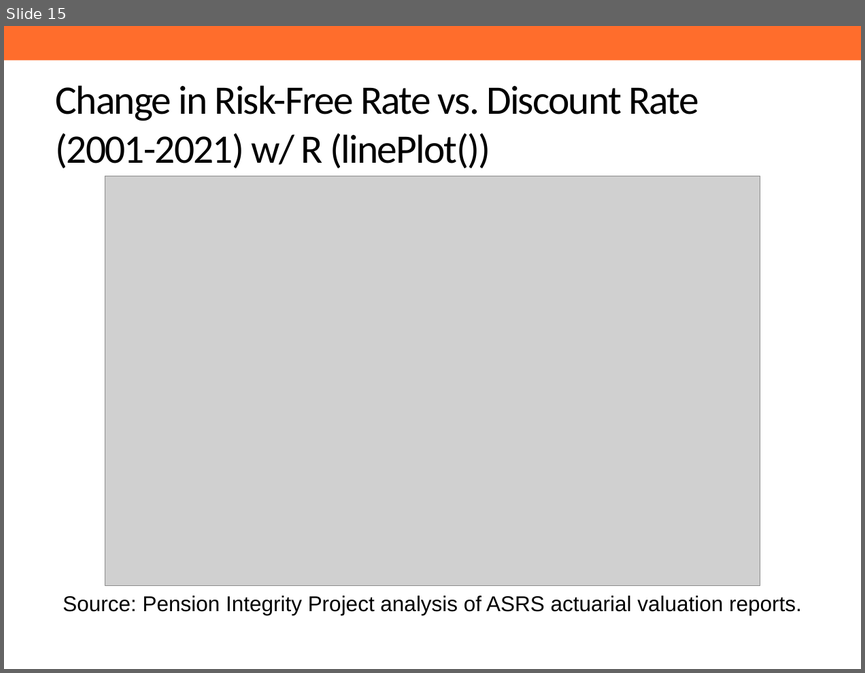
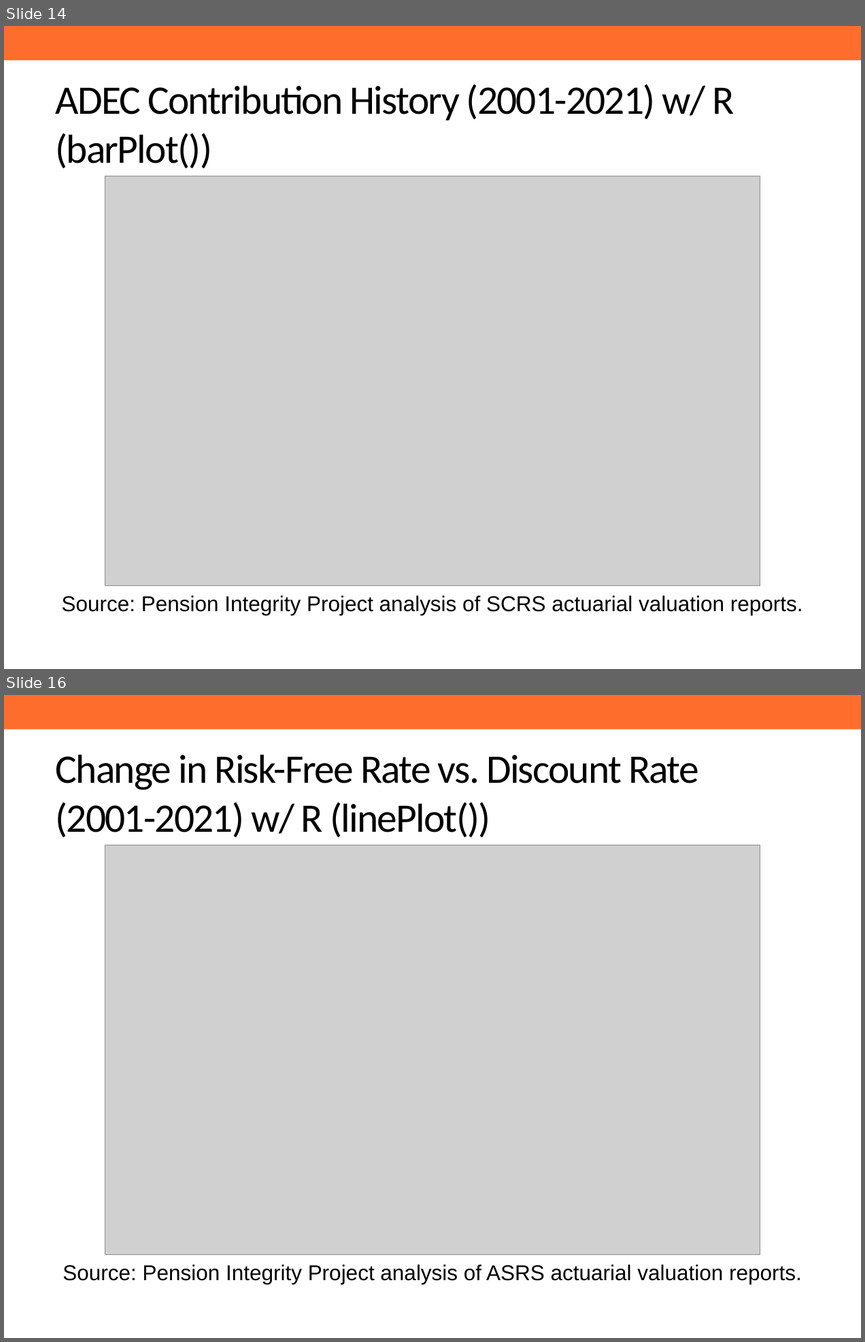
Before and after one commit to ANiraula/ASRS.deck, a slide deck: RMarkdown_ASRS.pptx. Shown one above the other, each under a label of ours: slide 15 before the commit, slides 14 and 16 after it; the slides between them are not shown. The pictures are 865x673 and 865x1342 pixels, drawn with LibreOffice and Linux fonts; fonts in the diff are those of the drawing; grey boxes stand for pictures; background and template pictures are left out. Boxes give left, top, right and bottom in pixels: in the first picture for what was removed or moved away, otherwise in the second. Text is boxed around its words. In the diff, an @@ line names an element or a change of style, - is before the commit and + after.

Commit message:
Added ADEC chart

```diff
--- a/RMarkdown_ASRS.pptx
+++ b/RMarkdown_ASRS.pptx
@@ slide 14 added at bbox=[4, 26, 861, 669], background #FFFFFF; not listed: 1 template element that a slide beside it also shows @@
@@ title added at bbox=[56, 84, 734, 168], 34 pt, text #000000 @@
+ADEC Contribution History (2001-2021) w/ R (barPlot())
@@ picture added at bbox=[105, 176, 759, 586] @@
@@ text added at bbox=[62, 595, 803, 615], 18 pt, text #000000 @@
+Source: Pension Integrity Project analysis of SCRS actuarial valuation reports.
@@ what was slide 15 is now slide 16 @@
```
Also in this commit, not shown: 1 slide changed, 1 other file.
